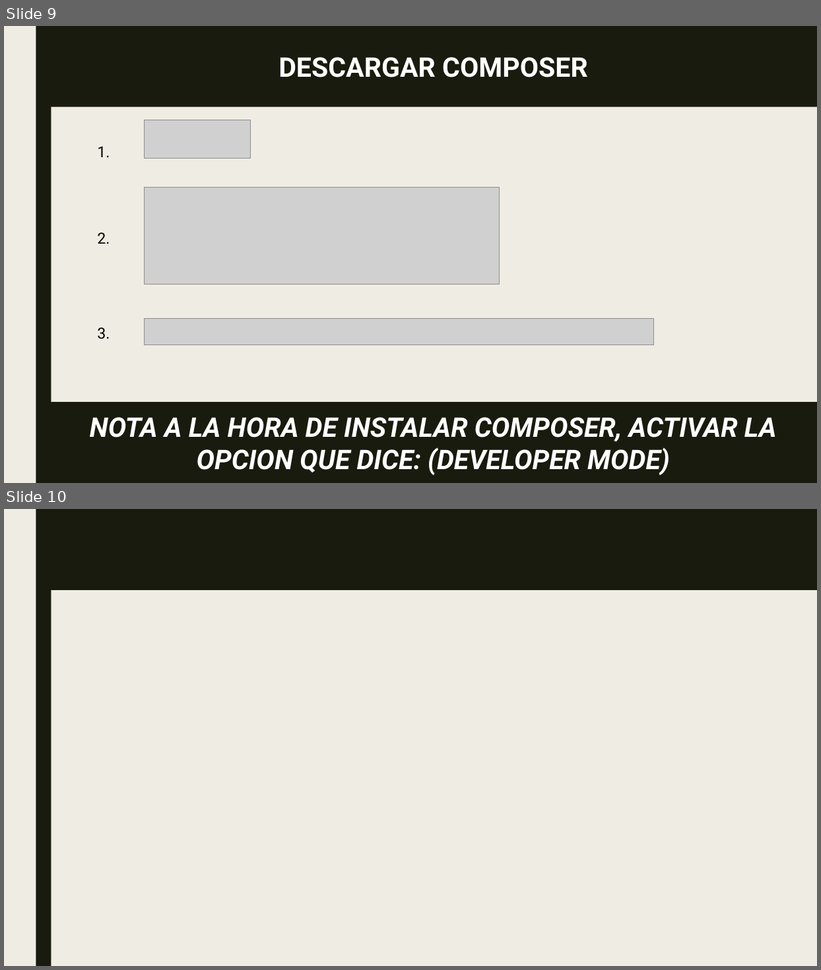
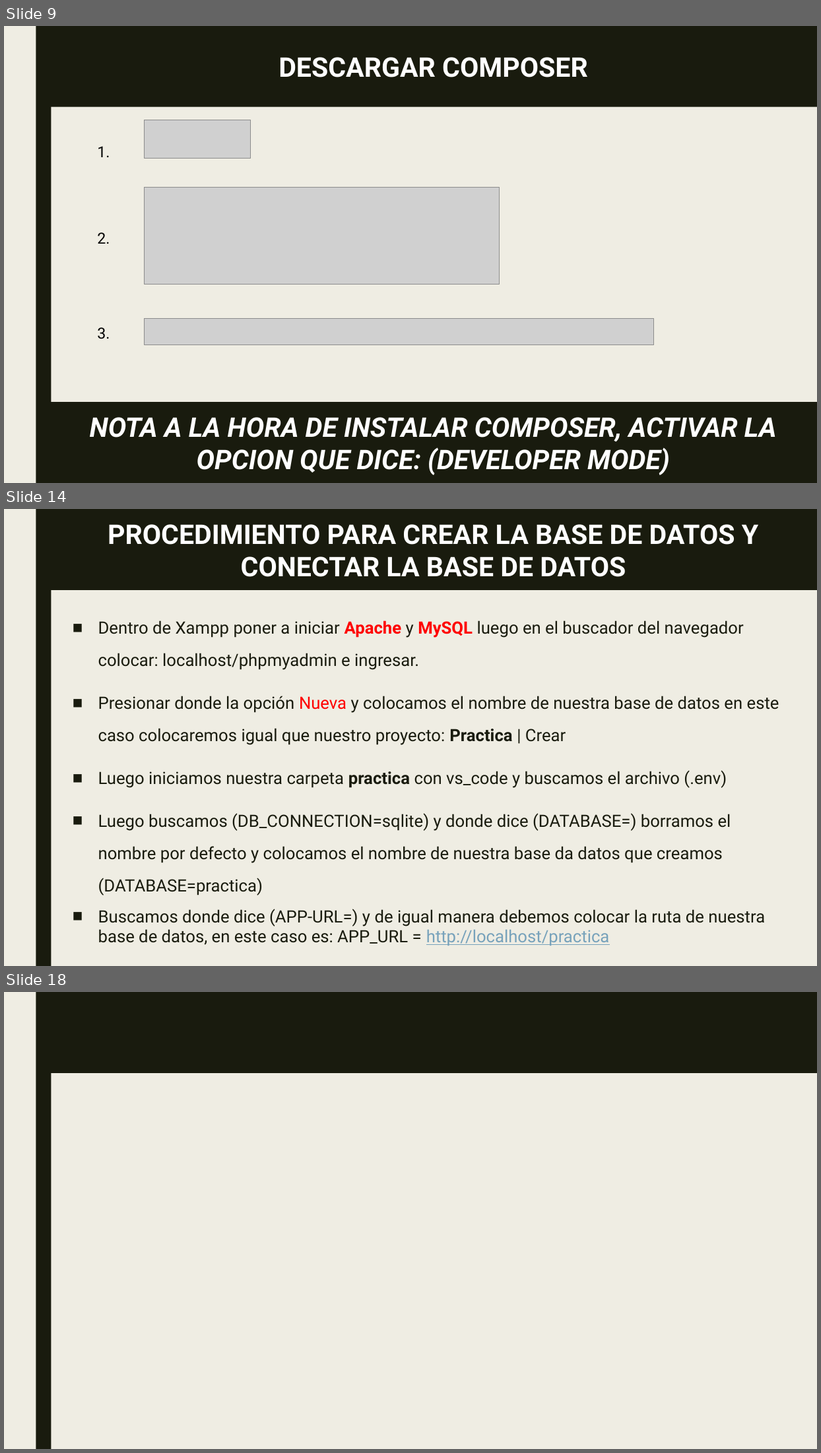
Before and after one commit to Jhonas0123/p-laravel, a slide deck: laravel.PPTX. Shown one above the other, each under a label of ours: slides 9 and 10 before the commit, slides 9, 14 and 18 after it; the slides between them are not shown. The pictures are 821x970 and 821x1453 pixels, drawn with LibreOffice and Linux fonts; fonts in the diff are those of the drawing; grey boxes stand for pictures. Boxes give left, top, right and bottom in pixels: in the first picture for what was removed or moved away, otherwise in the second. Text is boxed around its words. In the diff, an @@ line names an element or a change of style, - is before the commit and + after.

```diff
--- a/laravel.PPTX
+++ b/laravel.PPTX
@@ slide 14 added at bbox=[4, 509, 817, 966], background #EFEDE3; not listed: 1 template element that a slide beside it also shows @@
@@ rectangle added at bbox=[50, 509, 817, 590], fill #191B0E, 32 pt, text #FFFFFF, bold @@
+PROCEDIMIENTO PARA CREAR LA BASE DE DATOS Y CONECTAR LA BASE DE DATOS
@@ text added at bbox=[98, 621, 780, 946], 20 pt, text #191B0E @@
+■ Dentro de Xampp poner a iniciar Apache y MySQL luego en el buscador del navegador colocar: localhost/phpmyadmin e ingresar.
+■ Presionar donde la opción Nueva y colocamos el nombre de nuestra base de datos en este caso colocaremos igual que nuestro proyecto: Practica | Crear
+■ Luego iniciamos nuestra carpeta practica con vs_code y buscamos el archivo (.env)
+■ Luego buscamos (DB_CONNECTION=sqlite) y donde dice (DATABASE=) borramos el nombre por defecto y colocamos el nombre de nuestra base da datos que creamos (DATABASE=practica)
+■ Buscamos donde dice (APP-URL=) y de igual manera debemos colocar la ruta de nuestra base de datos, en este caso es: APP_URL = http://localhost/practica
@@ what was slide 10 is now slide 18 @@
```
Also in this commit, not shown: 8 other slides added.
